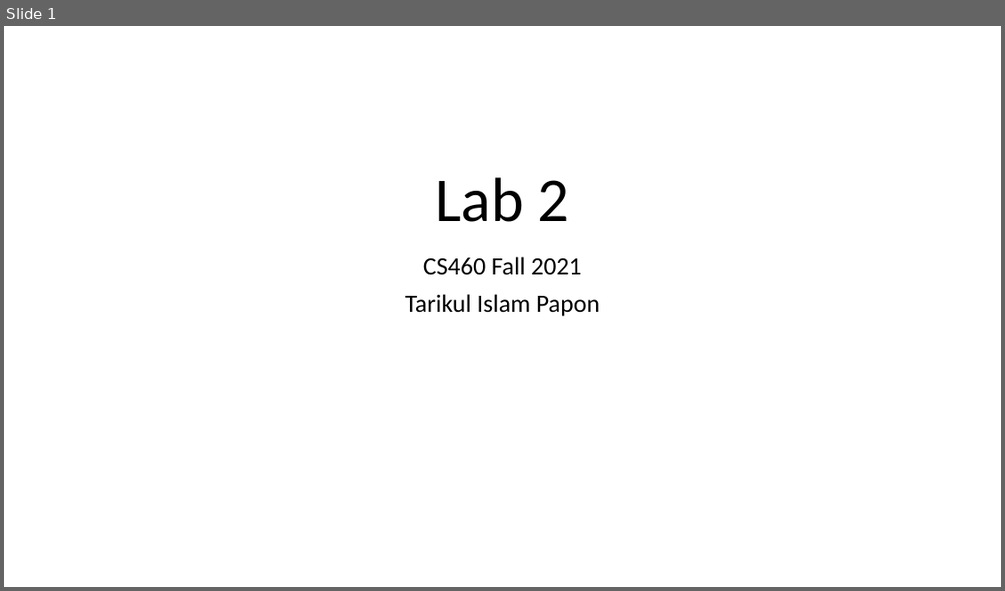
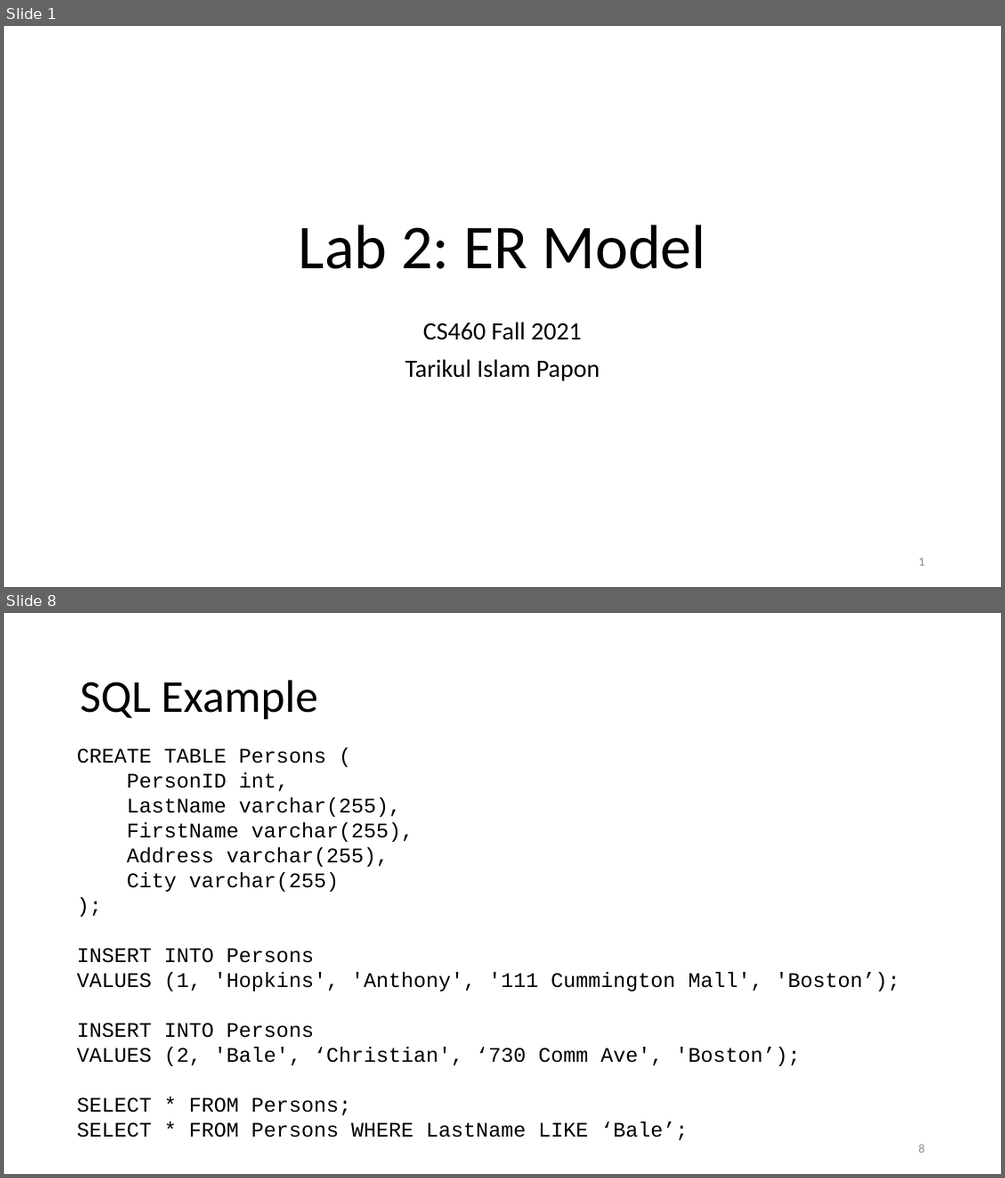
Before and after one commit to BU-DiSC/CS460-Fall2021, a slide deck: labs/lab2.pptx. Shown one above the other, each under a label of ours: slide 1 before the commit, slides 1 and 8 after it; the slides between them are not shown. The pictures are 1005x591 and 1005x1178 pixels, drawn with LibreOffice and Linux fonts; fonts in the diff are those of the drawing. Boxes give left, top, right and bottom in pixels: in the first picture for what was removed or moved away, otherwise in the second. Text is boxed around its words. In the diff, an @@ line names an element or a change of style, - is before the commit and + after.

```diff
--- a/labs/lab2.pptx
+++ b/labs/lab2.pptx
@@ slide 8 added at (x1=4, y1=613, x2=1001, y2=1174), background #FFFFFF @@
@@ title added at (x1=80, y1=680, x2=318, y2=720), 44 pt, text #000000 @@
+SQL Example
@@ text added at (x1=77, y1=748, x2=900, y2=1140), 20 pt, text #000000 @@
+CREATE TABLE Persons (
+PersonID int,
+LastName varchar(255),
+FirstName varchar(255),
+Address varchar(255),
+City varchar(255)
+);
+INSERT INTO Persons
+VALUES (1, 'Hopkins', 'Anthony', '111 Cummington Mall', 'Boston’);
+INSERT INTO Persons
+VALUES (2, 'Bale', ‘Christian', ‘730 Comm Ave', 'Boston’);
+SELECT * FROM Persons;
+SELECT * FROM Persons WHERE LastName LIKE ‘Bale’;
@@ page number added at (x1=918, y1=1143, x2=924, y2=1152), 12 pt, text #8C8C8C @@
+8
@@ slide 1 changed as well @@
@@ title at (x1=299, y1=224, x2=705, y2=269): text changed @@
-Lab 2
+Lab 2: ER Model
@@ subtitle "CS460 Fall 2021" moved from (x1=405, y1=257, x2=599, y2=316) to (x1=405, y1=321, x2=599, y2=381) @@
@@ page number added at (x1=918, y1=557, x2=924, y2=565), 12 pt, text #8C8C8C @@
+1
```
Also in this commit, not shown: 6 other slides added, 2 other files.
